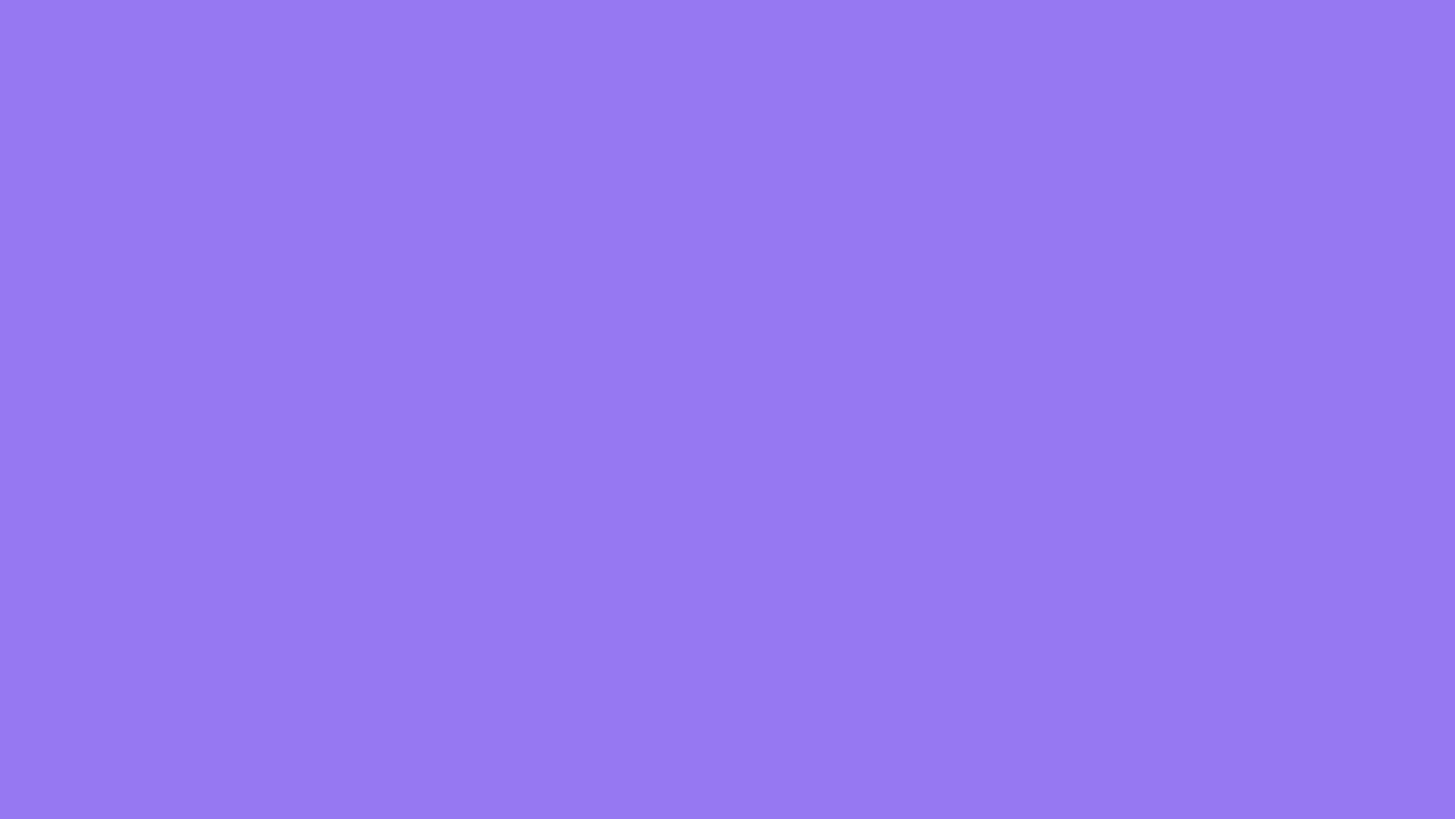
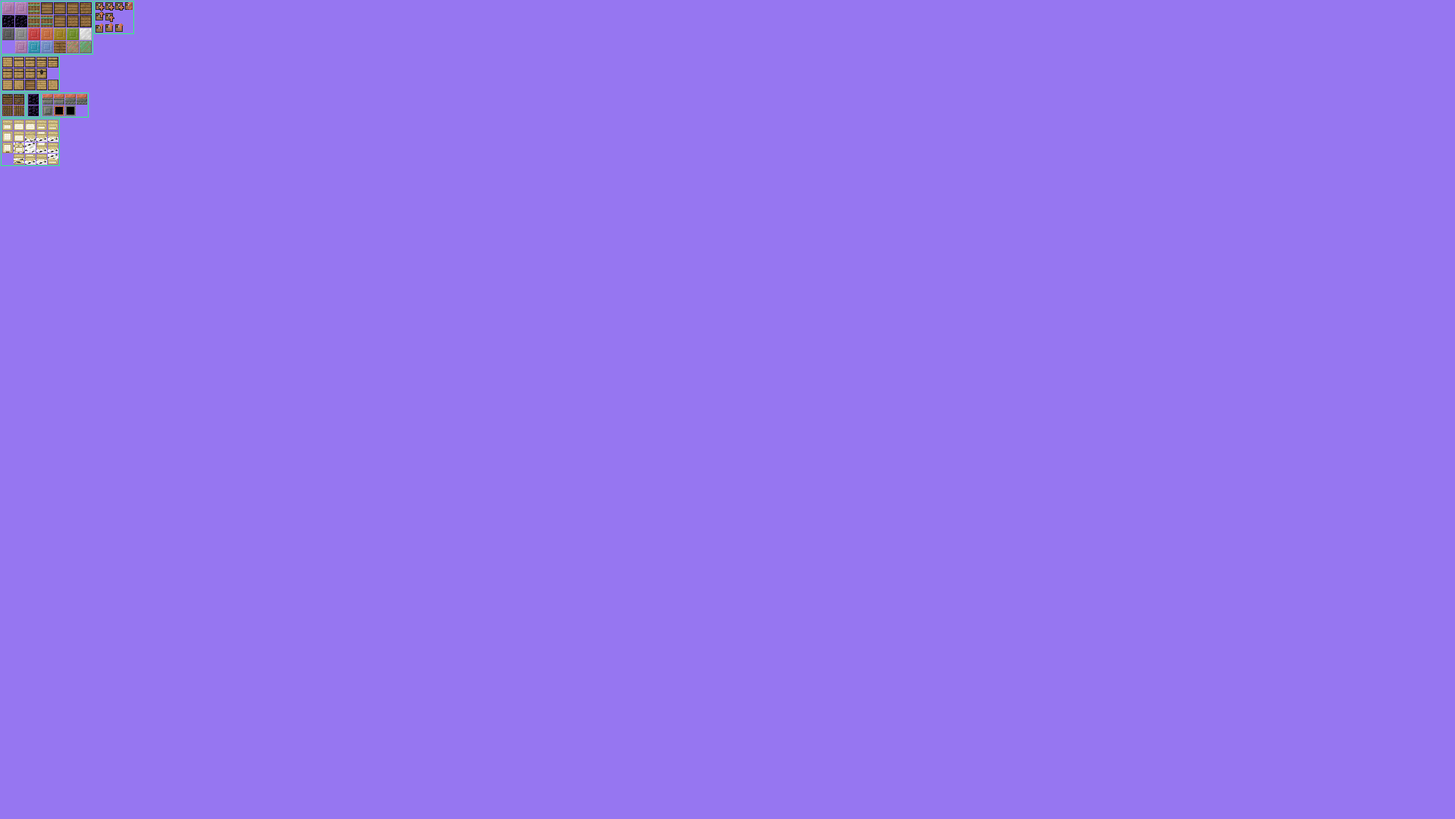
The second w=1455, h=819 image is a revision of the first. Changes to its layers:
painted on "Textures" over left=2, top=2, right=133, bottom=165
added layer "Borders" above "Background" over left=0, top=0, right=135, bottom=166
